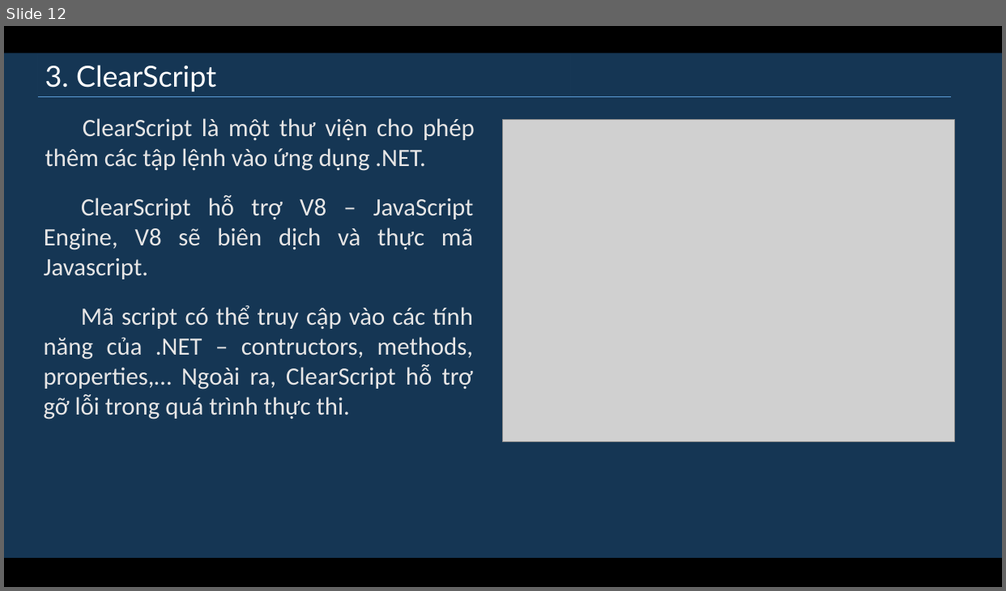
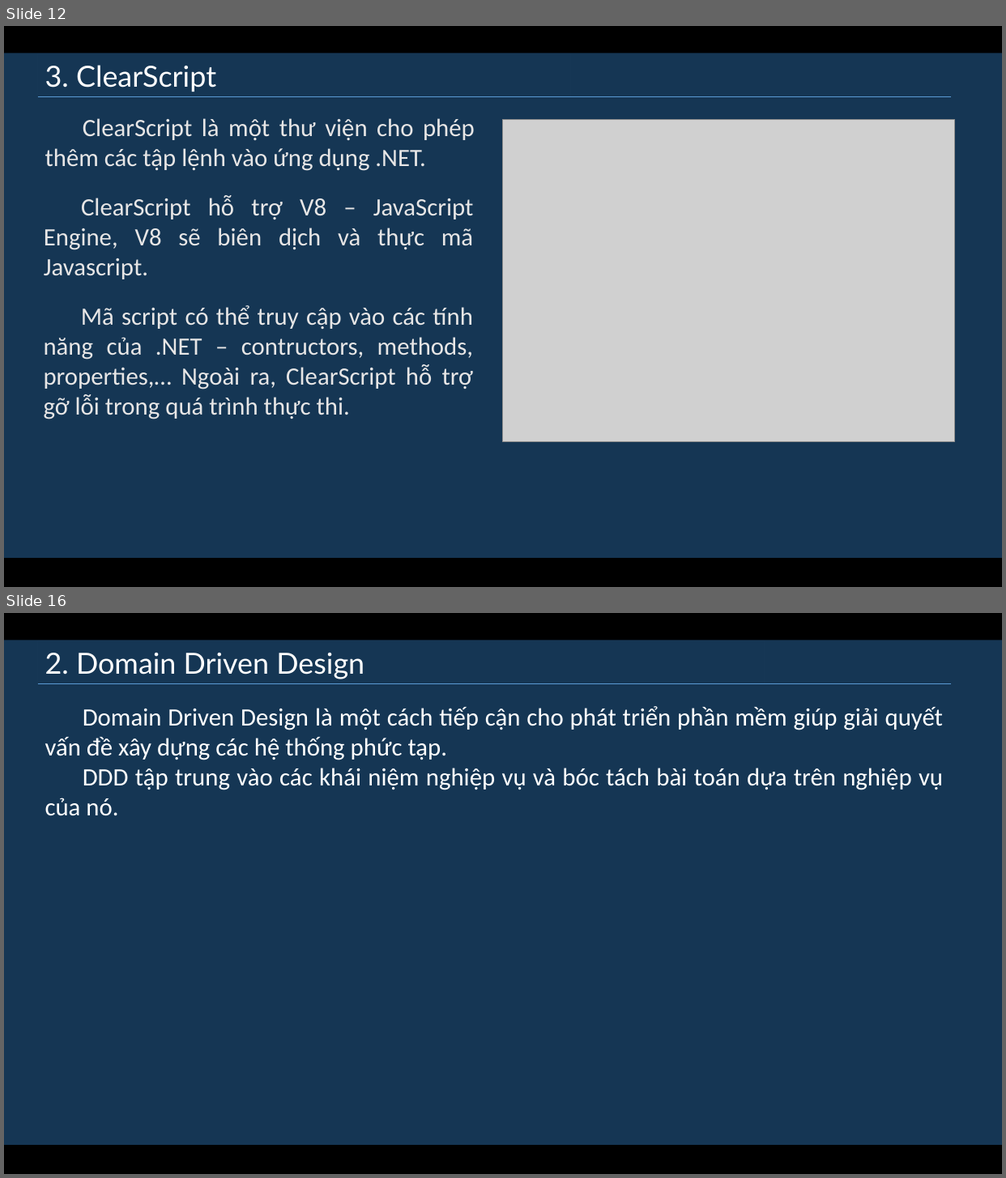
Before and after one commit to diennttlu/Graduation-Project, a slide deck: documents/implementations/slide.pptx. Shown one above the other, each under a label of ours: slide 12 before the commit, slides 12 and 16 after it; the slides between them are not shown. The pictures are 1006x591 and 1006x1178 pixels, drawn with LibreOffice and Linux fonts; fonts in the diff are those of the drawing; grey boxes stand for pictures. Boxes give left, top, right and bottom in pixels: in the first picture for what was removed or moved away, otherwise in the second. Text is boxed around its words. In the diff, an @@ line names an element or a change of style, - is before the commit and + after.

```diff
--- a/documents/implementations/slide.pptx
+++ b/documents/implementations/slide.pptx
@@ slide 16 added at [4, 613, 1002, 1174], background gradient #E7E6E6 to #F2F2F2 @@
@@ rectangle added at [4, 613, 1002, 1174], fill #000000 @@
@@ rectangle added at [4, 640, 1002, 1145], fill #1F4E79 at 70% opacity @@
@@ rectangle added at [38, 641, 765, 684], outline #163755 0.75 pt, 28 pt, text #FFFFFF @@
+2. Domain Driven Design
@@ line added from (38, 684) to (951, 684), #5B9BD5 0.5 pt @@
@@ text added at [45, 706, 943, 816], 24 pt, text #FFFFFF @@
+Domain Driven Design là một cách tiếp cận cho phát triển phần mềm giúp giải quyết vấn đề xây dựng các hệ thống phức tạp.
+DDD tập trung vào các khái niệm nghiệp vụ và bóc tách bài toán dựa trên nghiệp vụ của nó.
```
Also in this commit, not shown: 1 slide changed, 5 other slides added, 4 other files.
